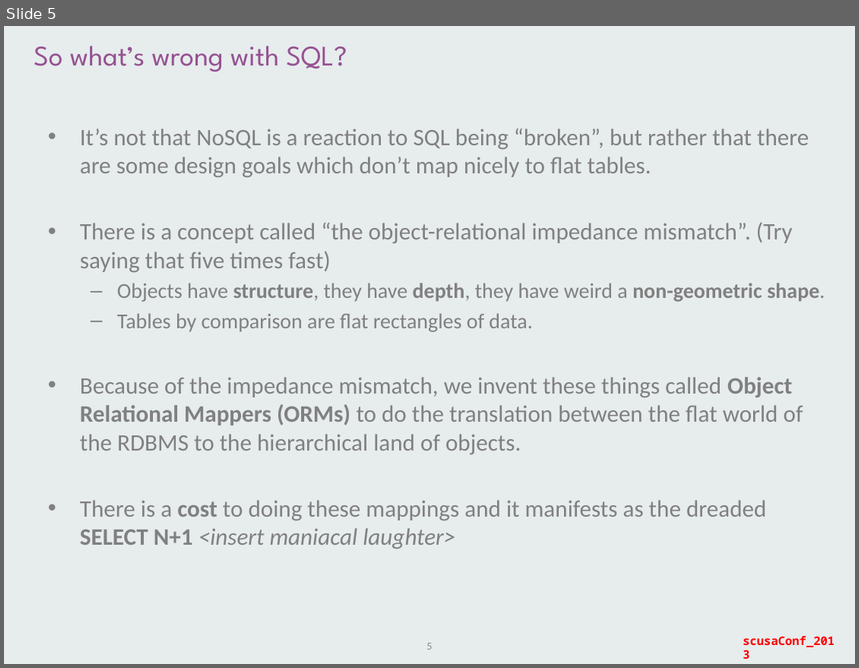
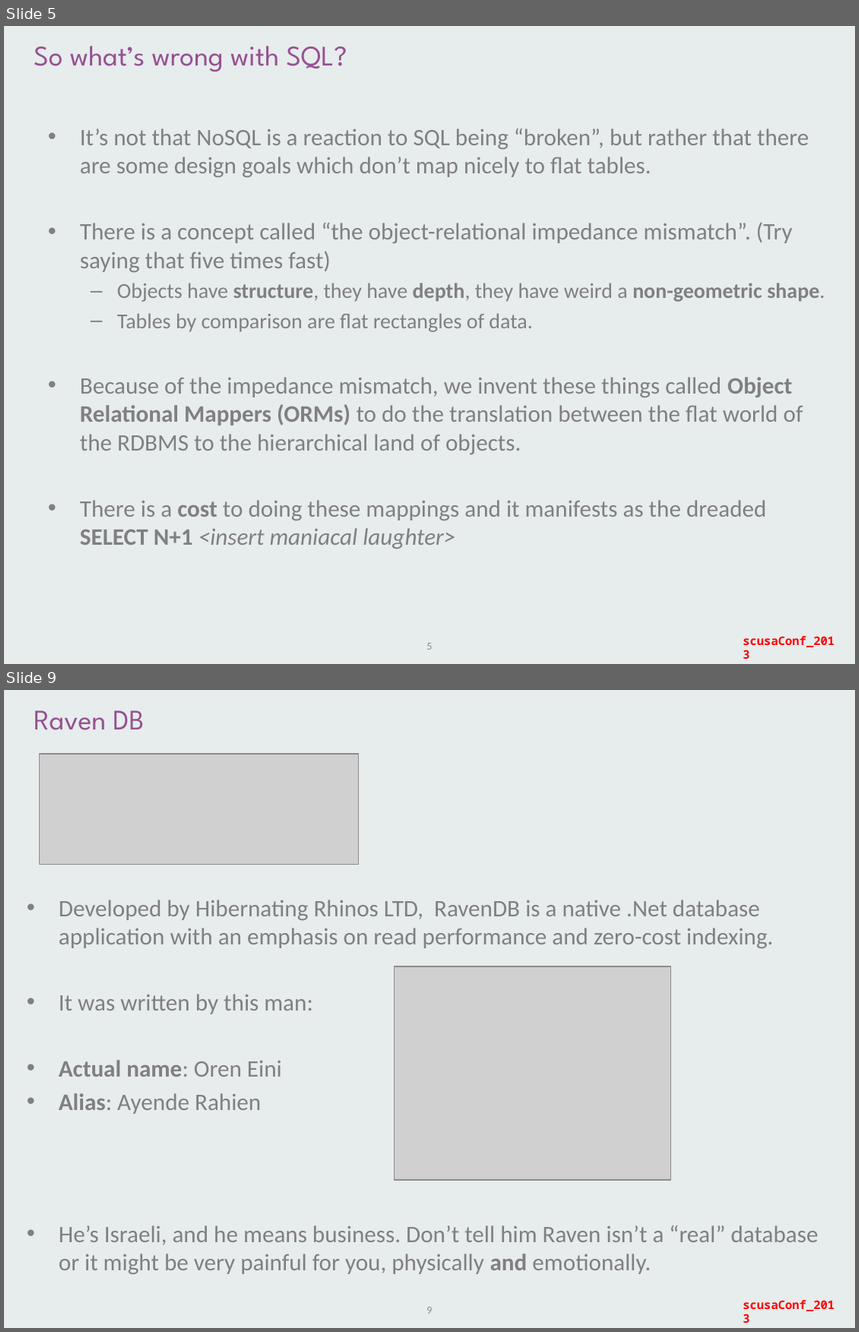
Before and after one commit to staticvoidmain/nosql-demo, a slide deck: slides/scusaConf2013_nosql.pptx. Shown one above the other, each under a label of ours: slide 5 before the commit, slides 5 and 9 after it; the slides between them are not shown. The pictures are 859x668 and 859x1332 pixels, drawn with LibreOffice and Linux fonts; fonts in the diff are those of the drawing; grey boxes stand for pictures; background and template pictures are left out. Boxes give left, top, right and bottom in pixels: in the first picture for what was removed or moved away, otherwise in the second. Text is boxed around its words. In the diff, an @@ line names an element or a change of style, - is before the commit and + after.

```diff
--- a/slides/scusaConf2013_nosql.pptx
+++ b/slides/scusaConf2013_nosql.pptx
@@ slide 9 added at bbox=[4, 690, 855, 1328], background picture (left out); not listed: 1 template element that a slide beside it also shows @@
@@ title added at bbox=[34, 711, 144, 730], 24 pt, text #945191 @@
+Raven DB
@@ picture added at bbox=[40, 754, 359, 865] @@
@@ text added at bbox=[59, 900, 819, 1274], 20 pt, text #808080 @@
+• Developed by Hibernating Rhinos LTD, RavenDB is a native .Net database application with an emphasis on read performance and zero-cost indexing.
+• It was written by this man:
+• Actual name: Oren Eini
+• Alias: Ayende Rahien
+• He’s Israeli, and he means business. Don’t tell him Raven isn’t a “real” database or it might be very painful for you, physically and emotionally.
@@ picture added at bbox=[394, 967, 671, 1180] @@
@@ page number added at bbox=[427, 1307, 432, 1314], 9 pt, text #8C8C8C @@
+9
```
Also in this commit, not shown: 5 slides changed, 3 other slides added, 1 slide removed.
